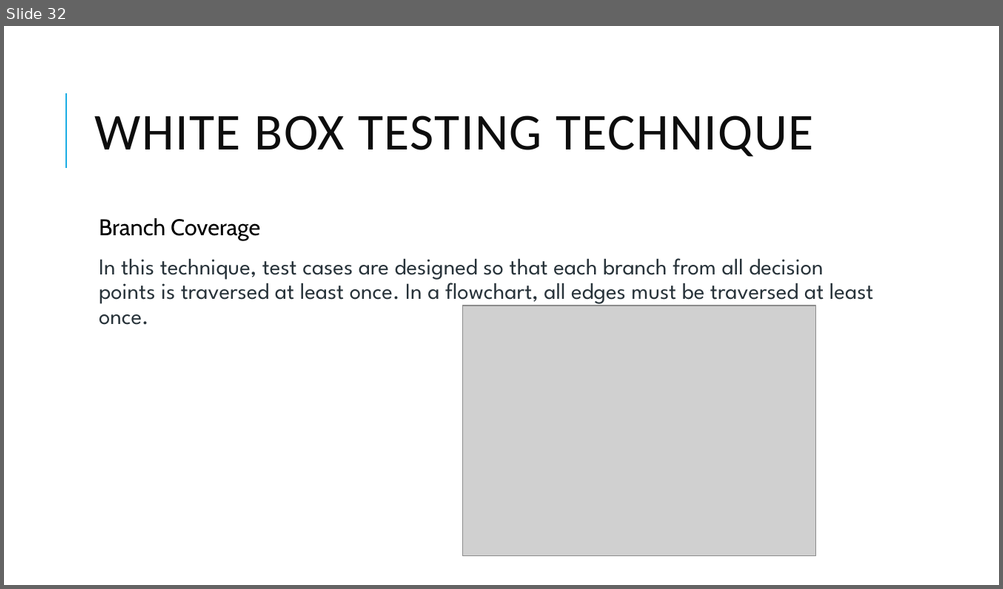
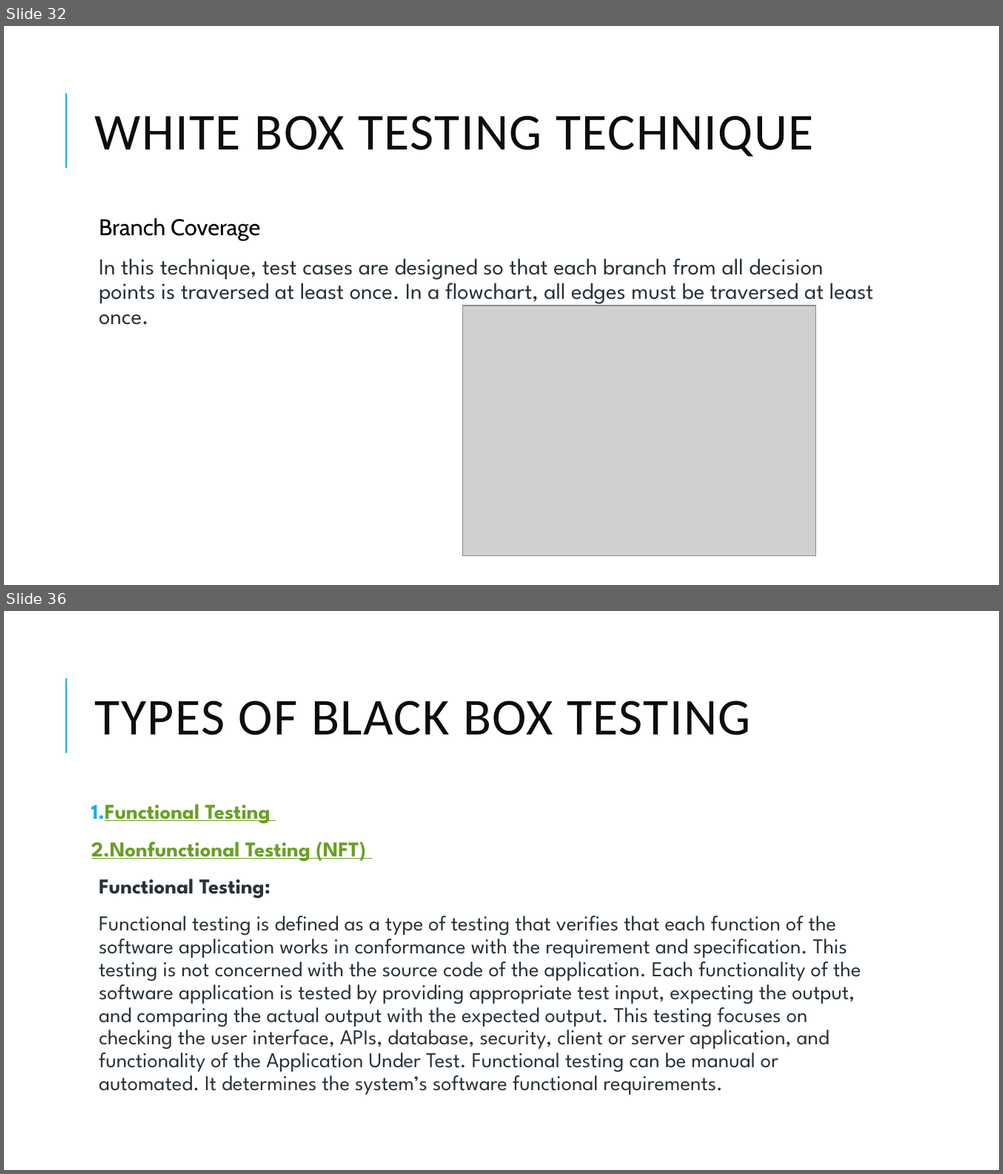
Before and after one commit to skandhwa/GroSkillIT-Batch1, a slide deck: class2.pptx. Shown one above the other, each under a label of ours: slide 32 before the commit, slides 32 and 36 after it; the slides between them are not shown. The pictures are 1003x589 and 1003x1174 pixels, drawn with LibreOffice and Linux fonts; fonts in the diff are those of the drawing; grey boxes stand for pictures. Boxes give left, top, right and bottom in pixels: in the first picture for what was removed or moved away, otherwise in the second. Text is boxed around its words. In the diff, an @@ line names an element or a change of style, - is before the commit and + after.

```diff
--- a/class2.pptx
+++ b/class2.pptx
@@ slide 36 added at [4,611,999,1170], background #FFFFFF; not listed: 1 template element that a slide beside it also shows @@
@@ title added at [95,701,750,735], 50 pt, text #0D0D0D @@
+TYPES OF BLACK BOX TESTING
@@ text added at [91,804,861,1095], 20.4 pt, text #273239 @@
+1. Functional Testing
+2.Nonfunctional Testing (NFT)
+  Functional Testing:
+  Functional testing is defined as a type of testing that verifies that each function of the software application works in conformance with the requirement and specification. This testing is not concerned with the source code of the application. Each functionality of the software application is tested by providing appropriate test input, expecting the output, and comparing the actual output with the expected output. This testing focuses on checking the user interface, APIs, database, security, client or server application, and functionality of the Application Under Test. Functional testing can be manual or automated. It determines the system’s software functional requirements.
```
Also in this commit, not shown: 1 slide changed, 15 other slides added.
